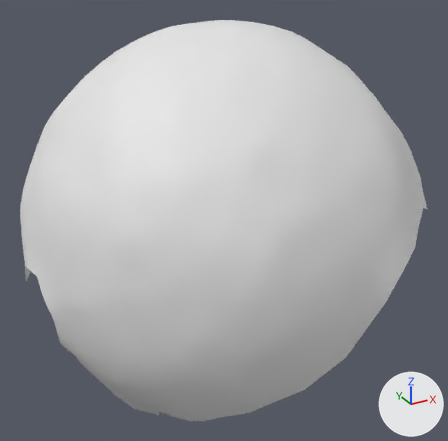
A saved change to the OBJ model res/final/onecam_fullvolume/12/cleanedup/FullVolium.000363.obj.
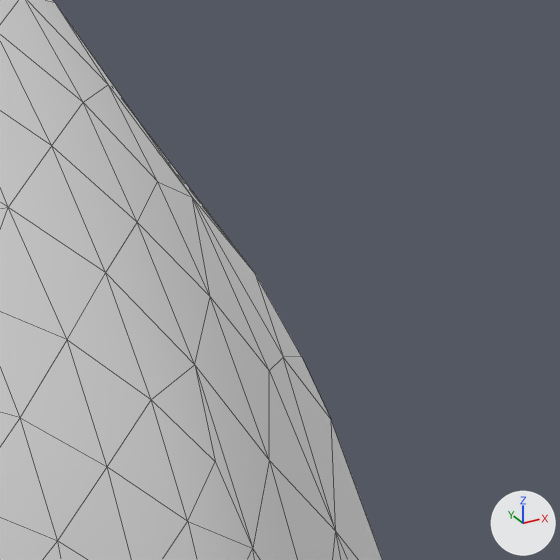
Old and new are each drawn whole from a 50 mm camera at (-236.6, 91.0, 457.4) aimed at (-130.5, 284.0, 360.9) and again close up on the part from 82% to 99% of the width and 21% to 38% of the height. Every picture has the same lights, and +X, +Y and +Z are marked at lower right. The close-ups show mesh edges as thin lines. Where no turn or scale is listed for an object, it has been applied to the vertices.

Objects in the first close-up: 'FullVolium.000363'.
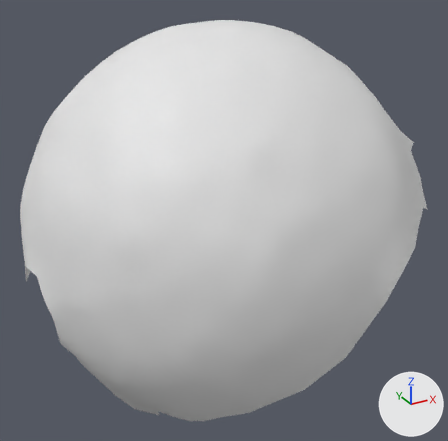
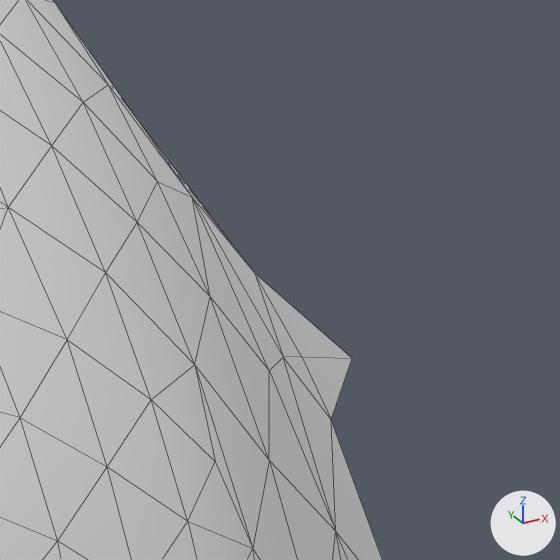
What changed in the scene script:
```text
Change me_fullvolium_000363:
    where me_fullvolium_000363.from_pydata(...)  # 967 vertices, 1886 faces; spans x -204.6..-62.9, y 217.2..355.1, z 292.9..433.5
    used by ob_fullvolium_000363; location = (0.0, 0.0, 0.0)
    verts and faces of me_fullvolium_000363; kept vertices keep their numbers, new ones are numbered from 967
    before: 957 (-66.7, 256.7, 390.3) at pixel (301, 356), 959 (-65.0, 255.8, 386.9) at pixel (331, 419), 961 (-69.8, 257.4, 394.8) at pixel (254, 273)
    me_fullvolium_000363 part 1
    add verts[967] = (-60.0, 259.7, 388.5)  # pixel (352, 358)
    add faces += [(957, 959, 967), (957, 967, 961)]
```

Changed parts and their boxes (x1, y1, x2, y2) in the close-ups (560 x 560 px):
part 1 of me_fullvolium_000363, added
    after: (256, 275, 352, 419)
